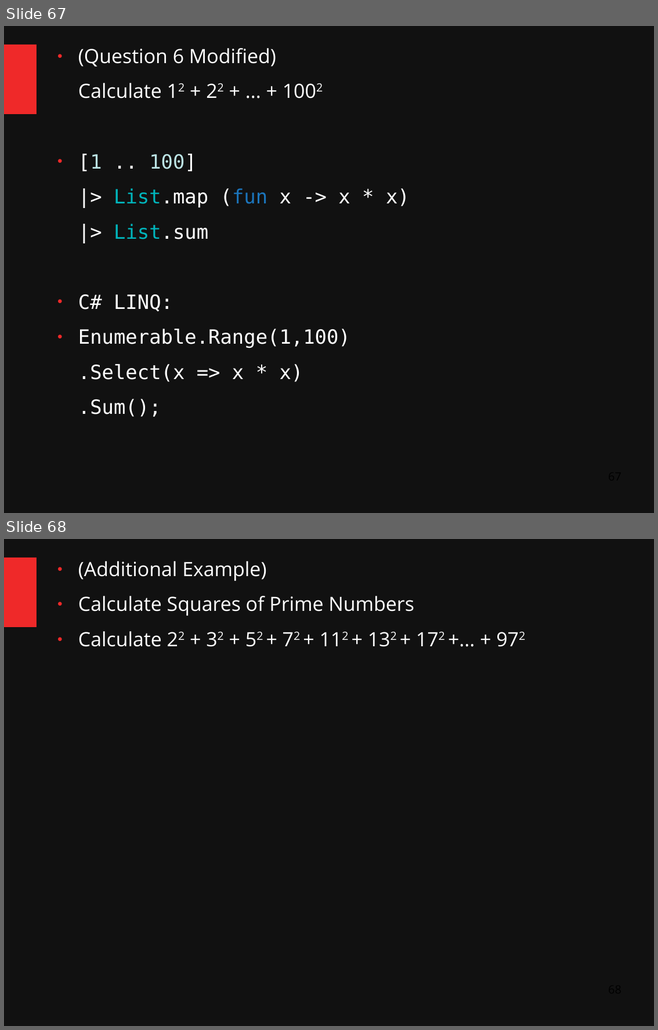
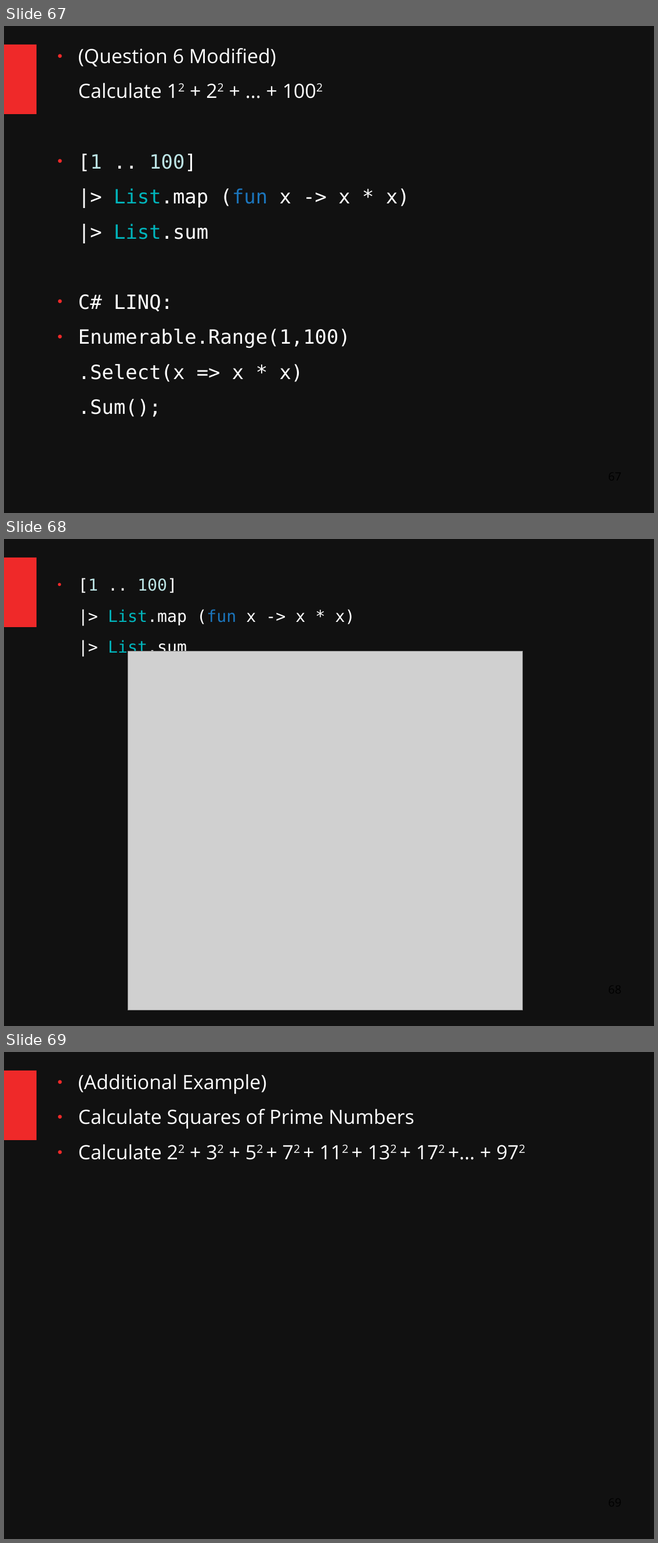
Before and after one commit to ChangHaiBin/FSharpPowerPoint, a slide deck: FSharp Talk Dark3.odp. Shown one above the other, each under a label of ours: slides 67 and 68 before the commit, slides 67, 68 and 69 after it. The pictures are 658x1030 and 658x1543 pixels, drawn with LibreOffice and Linux fonts; fonts in the diff are those of the drawing; grey boxes stand for pictures. Boxes give left, top, right and bottom in pixels: in the first picture for what was removed or moved away, otherwise in the second. Text is boxed around its words. In the diff, an @@ line names an element or a change of style, - is before the commit and + after.

```diff
--- a/FSharp Talk Dark3.odp
+++ b/FSharp Talk Dark3.odp
@@ slide 68 added at (x1=4, y1=539, x2=654, y2=1026), background #111111; not listed: 1 template element that a slide beside it also shows @@
@@ text added at (x1=78, y1=578, x2=355, y2=657), 20 pt, text #FFFFFF @@
+● [1 .. 100]
+|> List.map (fun x -> x * x)
+|> List.sum
@@ picture added at (x1=128, y1=651, x2=523, y2=1011) @@
@@ what was slide 68 is now slide 69 @@
```
Also in this commit, not shown: 1 slide changed, 2 other slides added, 2 other files.
